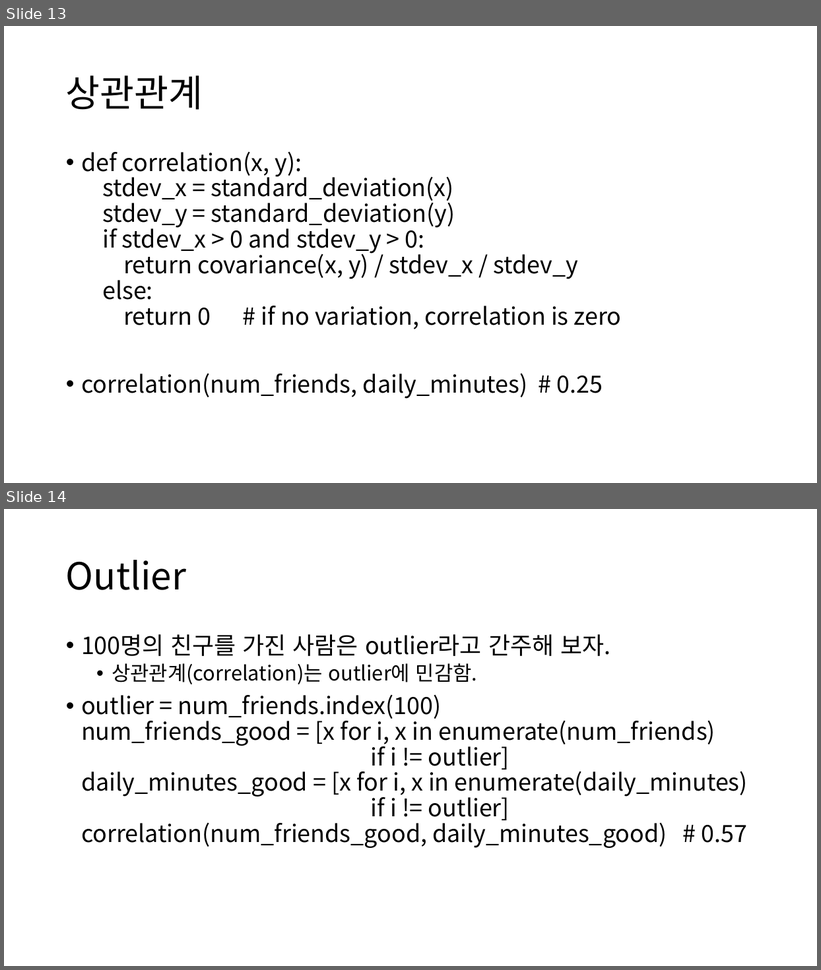
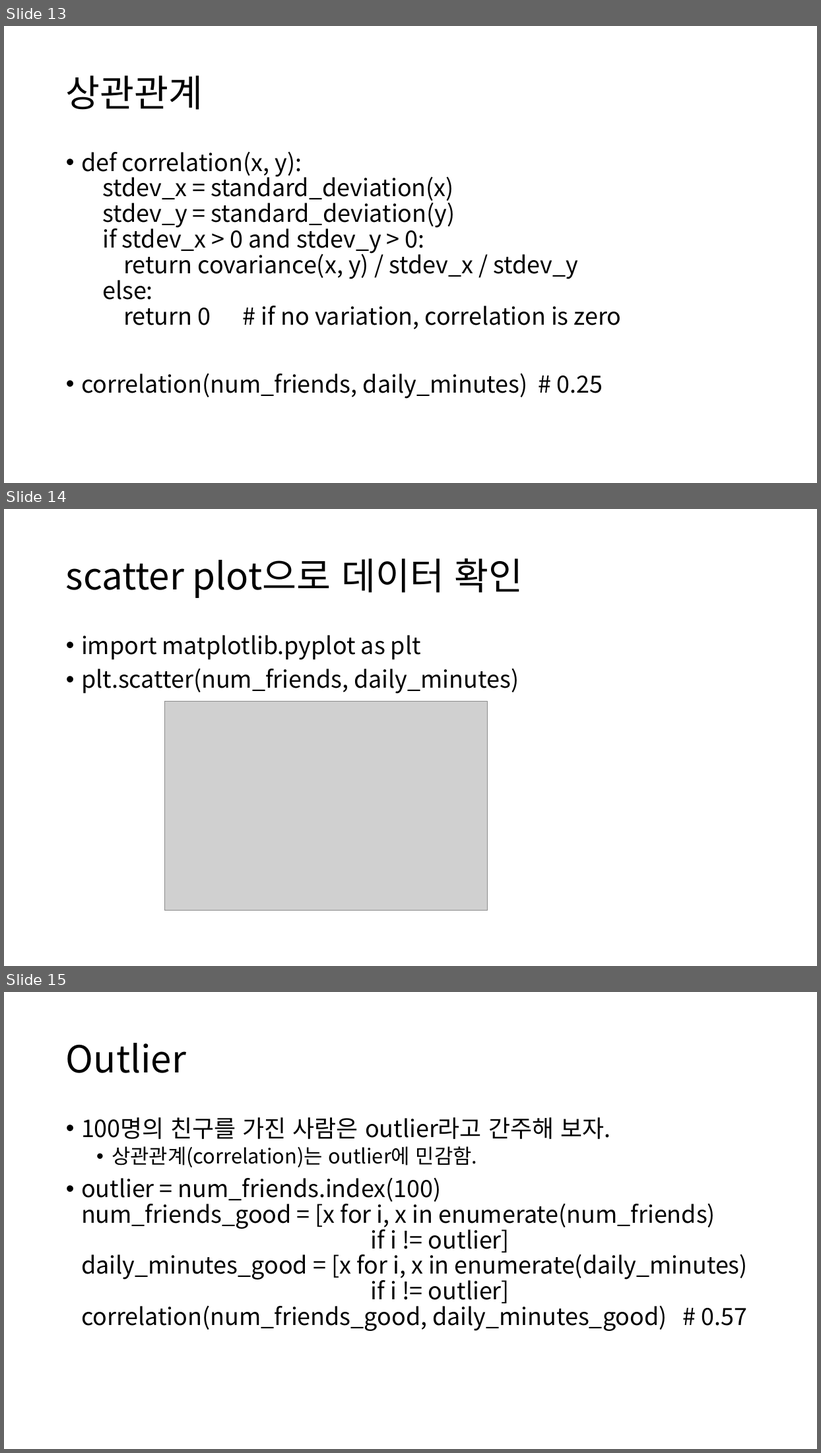
Before and after one commit to ksublee/SPuP, a slide deck: ppt/Python_8_Statistics.pptx. Shown one above the other, each under a label of ours: slides 13 and 14 before the commit, slides 13, 14 and 15 after it. The pictures are 821x970 and 821x1453 pixels, drawn with LibreOffice and Linux fonts; fonts in the diff are those of the drawing; grey boxes stand for pictures. Boxes give left, top, right and bottom in pixels: in the first picture for what was removed or moved away, otherwise in the second. Text is boxed around its words. In the diff, an @@ line names an element or a change of style, - is before the commit and + after.

```diff
--- a/ppt/Python_8_Statistics.pptx
+++ b/ppt/Python_8_Statistics.pptx
@@ slide 14 added at [4,509,817,966], background #FFFFFF @@
@@ title added at [66,559,523,598], 44 pt, text #000000 @@
+scatter plot으로 데이터 확인
@@ text added at [81,635,519,694], 28 pt, text #000000 @@
+• import matplotlib.pyplot as plt
+• plt.scatter(num_friends, daily_minutes)
@@ picture added at [164,701,488,910] @@
@@ what was slide 14 is now slide 15 @@
```
Also in this commit, not shown: 2 slides changed, 1 other file.
